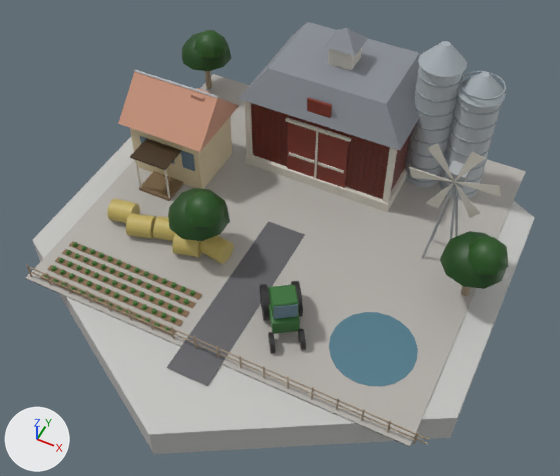
The glTF model native/godot/assets/art/blender/farm.glb, before and after one commit.
Both versions are drawn from a 50 mm camera at (11.2, -23.1, 28.1) aimed at (0.6, -1.8, 1.5). Arrows for +X, +Y and +Z are at lower left; the lights stay in place. The picture after the commit comes second. Vertices at exactly the same position are counted once.

The older version as bpy lines, for what is in view:
```python
ob_asphalt = bpy.data.objects.new('asphalt', me_asphalt)
ob_asphalt.location = (0.0, 0.0, 0.0)
ob_cladding = bpy.data.objects.new('cladding', me_cladding)
ob_cladding.location = (0.0, 0.0, 0.0)
ob_dark = bpy.data.objects.new('dark', me_dark)
ob_dark.location = (0.0, 0.0, 0.0)
ob_earth = bpy.data.objects.new('earth', me_earth)
ob_earth.location = (0.0, 0.0, 0.0)
ob_glass = bpy.data.objects.new('glass', me_glass)
ob_glass.location = (0.0, 0.0, 0.0)
ob_gravel = bpy.data.objects.new('gravel', me_gravel)
ob_gravel.location = (0.0, 0.0, 0.0)
ob_roof_slate = bpy.data.objects.new('roof_slate', me_roof_slate)
ob_roof_slate.location = (0.0, 0.0, 0.0)
ob_turf = bpy.data.objects.new('turf', me_turf)
ob_turf.location = (0.0, 0.0, 0.0)
ob_wall_concrete = bpy.data.objects.new('wall_concrete', me_wall_concrete)
ob_wall_concrete.location = (0.0, 0.0, 0.0)
# also in view: 'roof_tile' at (-7.0, 2.0, 4.2); 'stone' at (0.0, 6.2, 0.4); 'plaster' at (-7.0, 2.0, 1.6); 'wood' at (0.4, 0.5, 2.2); 'leaf' at (0.0, 0.8, 2.2)
```
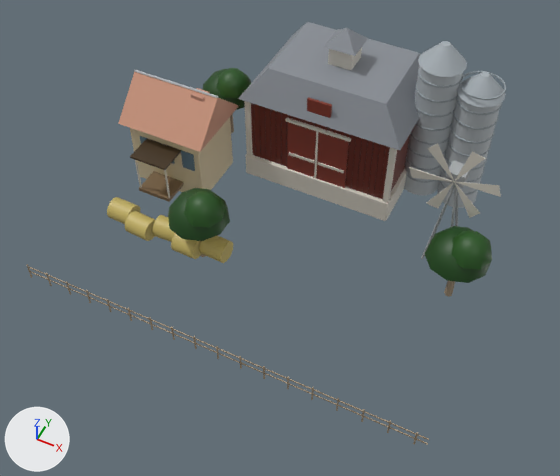
Where the change shows, as pixel boxes [x1, y1, x2, y2] in the pictures (560 x 476 px; the box of a moved part takes in the faces that stretch with it):
'gravel', deleted
    before: [26, 74, 526, 447]
'wall_concrete', deleted
    before: [32, 137, 534, 454]
'paint', reshaped (25% shorter)
    before: [107, 47, 501, 334]
    after: [107, 47, 501, 263]
'leaf', reshaped (30% narrower, 29% shorter)
    before: [44, 30, 508, 332]
    after: [168, 68, 492, 283]
'asphalt', deleted
    before: [166, 221, 305, 386]
'glass', reshaped (80% narrower, 86% shorter)
    before: [140, 136, 418, 386]
    after: [140, 136, 195, 171]
'earth', deleted (brown)
    before: [40, 241, 202, 335]
'dark', reshaped (not visible afterwards)
    before: [150, 139, 306, 353]
'turf', deleted
    before: [30, 181, 522, 446]
part 1 of me_cladding, moved or reshaped
    before: [406, 127, 487, 199]
    after: [404, 127, 487, 208]
part 2 of me_dark, deleted
    before: [260, 284, 270, 321]
part 3 of me_dark, deleted
    before: [291, 281, 303, 317]
part 4 of me_dark, deleted
    before: [298, 329, 306, 350]
part 5 of me_dark, deleted
    before: [268, 332, 276, 353]
part 6 of me_glass, deleted (cyan)
    before: [329, 312, 418, 386]
part 7 of me_glass, deleted
    before: [274, 304, 298, 319]
part 8 of me_leaf, moved or reshaped
    before: [182, 32, 231, 71]
    after: [202, 69, 251, 110]
part 9 of me_leaf, moved or reshaped
    before: [194, 30, 227, 58]
    after: [216, 68, 251, 98]
part 10 of me_leaf, moved or reshaped
    before: [440, 231, 506, 289]
    after: [425, 226, 491, 283]
part 11 of me_leaf, deleted
    before: [44, 242, 196, 332]
part 12 of me_leaf, moved or reshaped
    before: [468, 237, 508, 275]
    after: [451, 231, 492, 269]
part 13 of me_paint, deleted (green)
    before: [268, 285, 300, 334]
part 14 of me_paint, deleted (green)
    before: [269, 285, 298, 319]
part 15 of me_paint, moved or reshaped
    before: [107, 198, 234, 263]
    after: [107, 197, 233, 263]
part 16 of me_stone, moved or reshaped
    before: [246, 156, 406, 212]
    after: [246, 156, 406, 221]
part 17 of me_wood, moved or reshaped
    before: [205, 71, 212, 88]
    after: [230, 114, 234, 133]
part 18 of me_wood, moved or reshaped
    before: [461, 286, 470, 296]
    after: [444, 281, 455, 297]

Diff of the bpy script that builds the scene:
```diff
--- a/native/godot/assets/art/blender/farm.glb.py
+++ b/native/godot/assets/art/blender/farm.glb.py
@@ me_cladding @@
-me_cladding.from_pydata(...)  # 1439 vertices, 2864 faces; spans x 3.5..7.7, y 5.5..7.7, z 0.1..8.1
+me_cladding.from_pydata(...)  # 1439 vertices, 2864 faces; spans x 3.5..7.7, y 5.5..7.7, z -0.45..8.1
+# me_cladding part 1: all 39 vertices in x 3.6..7.6, y 5.6..7.6, z 0.1 are moved by (0.0, 0.0, -0.55)
 me_cladding.materials.append(mat_cladding)
@@ me_dark @@
-me_dark.from_pydata(...)  # 144 vertices, 260 faces; spans x -8.4..3.89, y -6.9..0.42, z 0.0..2.5
+me_dark.from_pydata(...)  # 24 vertices, 36 faces; spans x -8.4..-5.3, y 0.38..0.42, z 1.4..2.5
+# me_dark part 2: the loose piece of 32 vertices spanning x 0.8..1.95, y -5.68..-4.19, z 0.0..1.6 is deleted
+# me_dark part 3: the loose piece of 32 vertices spanning x 1.95..3.1, y -4.89..-3.4, z 0.0..1.6 is deleted
+# me_dark part 4: the loose piece of 28 vertices spanning x 3.22..3.89, y -6.17..-5.31, z 0.01..0.89 is deleted
+# me_dark part 5: the loose piece of 28 vertices spanning x 2.15..2.82, y -6.9..-6.05, z 0.01..0.89 is deleted
 me_dark.materials.append(mat_dark)
@@ me_glass @@
-me_glass.from_pydata(...)  # 76 vertices, 132 faces; spans x -8.4..8.3, y -6.5..0.4, z 0.1..2.5
+me_glass.from_pydata(...)  # 24 vertices, 36 faces; spans x -8.4..-5.3, y 0.4, z 1.4..2.5
+# me_glass part 6: the loose piece of 44 vertices spanning x 4.5..8.3, y -6.5..-2.7, z 0.1..0.2 is deleted
+# me_glass part 7: the loose piece of 8 vertices spanning x 2.3..3.2, y -6.0..-5.4, z 1.5..2.3 is deleted
 me_glass.materials.append(mat_glass)
@@ me_leaf @@
-me_leaf.from_pydata(...)  # 1108 vertices, 1590 faces; spans x -10.4..10.4, y -7.9..9.4, z 0.2..4.1
+me_leaf.from_pydata(...)  # 198 vertices, 330 faces; spans x -7.6..9.7, y -4.4..7.0, z 2.3..4.1
+# me_leaf part 8: the loose piece of 41 vertices spanning x -10.4..-7.6, y 6.6..9.4, z 2.3..3.6 is moved by (2.8, -2.5, 0.0)
+# me_leaf part 9: the loose piece of 25 vertices spanning x -9.5..-7.6, y 6.8..8.7, z 3.1..4.1 is moved by (2.8, -2.5, 0.0)
+# me_leaf part 10: the loose piece of 41 vertices spanning x 7.6..10.4, y -1.4..1.4, z 2.3..3.6 is moved by (-0.7, 0.0, 0.0)
+# me_leaf part 11: 70 loose pieces with 910 vertices, spanning x -8.6..-1.9, y -7.9..-5.4, z 0.2..0.4, are deleted
+# me_leaf part 12: 23 vertices moved from x 8.5..10.4, y -1.2..0.7, z 3.1..4.1 to x 7.8..9.7, y -1.2..0.7, z 3.1..4.1
 me_leaf.materials.append(mat_leaf)
@@ me_paint @@
-me_paint.from_pydata(...)  # 409 vertices, 714 faces; spans x -8.1..9.2, y -6.2..9.1, z 0.1..7.2
+me_paint.from_pydata(...)  # 329 vertices, 562 faces; spans x -8.0..9.2, y -4.0..9.1, z 0.1..7.2
+# me_paint part 13: the loose piece of 56 vertices spanning x 1.3..3.3, y -6.2..-3.9, z 0.6..1.4 is deleted
+# me_paint part 14: the loose piece of 24 vertices spanning x 1.8..3.2, y -6.0..-4.6, z 1.4..2.4 is deleted
+# me_paint part 15: 119 vertices moved from x -8.1..-1.5, y -4.1..-2.3, z 0.1..1.2 to x -8.0..-1.6, y -4.0..-2.4, z 0.1..1.2; 5 vertices removed from x -6.6..-5.4, y -3.7..-3.1, z 0.1..1.2; 5 vertices added at x -6.7..-5.5, y -3.9..-3.2, z 0.1..1.2
 me_paint.materials.append(mat_paint)
@@ me_stone @@
-me_stone.from_pydata(...)  # 24 vertices, 44 faces; spans x -4.0..4.0, y 3.2..9.2, z 0.1..0.7
+me_stone.from_pydata(...)  # 24 vertices, 44 faces; spans x -4.0..4.0, y 3.2..9.2, z -0.55..0.7
+# me_stone part 16: all 12 vertices in x -4.0..4.0, y 3.2..9.2, z 0.1..0.13 are moved by (0.0, 0.0, -0.65)
 me_stone.materials.append(mat_stone)
@@ me_wood @@
-me_wood.from_pydata(...)  # 478 vertices, 752 faces; spans x -9.2..10.0, y -8.0..9.0, z 0.1..4.4
+me_wood.from_pydata(...)  # 478 vertices, 752 faces; spans x -9.2..10.0, y -8.0..9.0, z -0.2..4.4
+# me_wood part 17: the loose piece of 14 vertices spanning x -9.2..-8.8, y 7.8..8.2, z 0.2..2.7 is scaled about its middle by (1, 1, 1.18), then moved by (2.8, -2.5, -0.2)
+# me_wood part 18: the loose piece of 14 vertices spanning x 8.8..9.2, y -0.2..0.2, z 0.2..2.7 is scaled about its middle by (1, 1, 1.18), then moved by (-0.7, 0.0, -0.2)
+# other edits to the shape of me_wood do not show in these pictures
 me_wood.materials.append(mat_wood)
@@ ob_asphalt @@
-ob_asphalt = bpy.data.objects.new('asphalt', me_asphalt)
@@ ob_earth @@
-ob_earth = bpy.data.objects.new('earth', me_earth)
@@ ob_gravel @@
-ob_gravel = bpy.data.objects.new('gravel', me_gravel)
@@ ob_turf @@
-ob_turf = bpy.data.objects.new('turf', me_turf)
@@ ob_wall_concrete @@
-ob_wall_concrete = bpy.data.objects.new('wall_concrete', me_wall_concrete)
```
